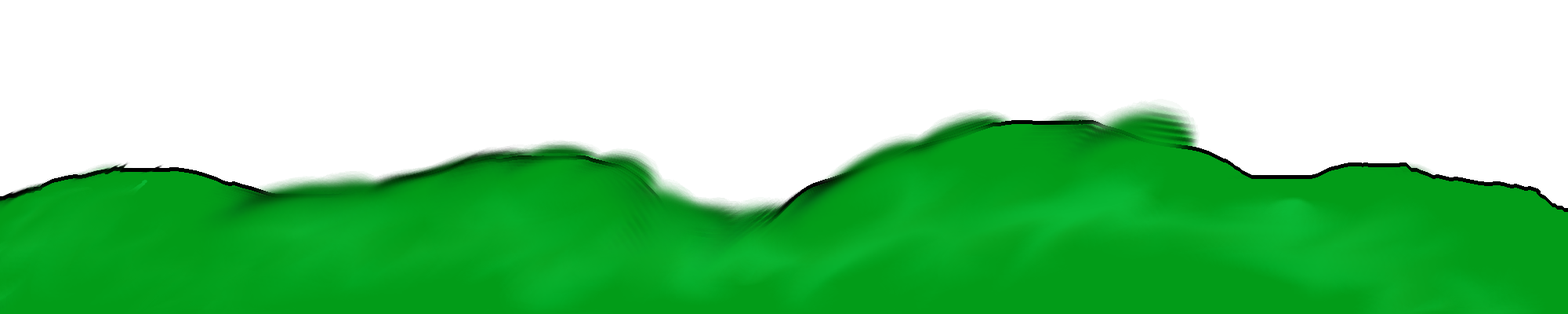
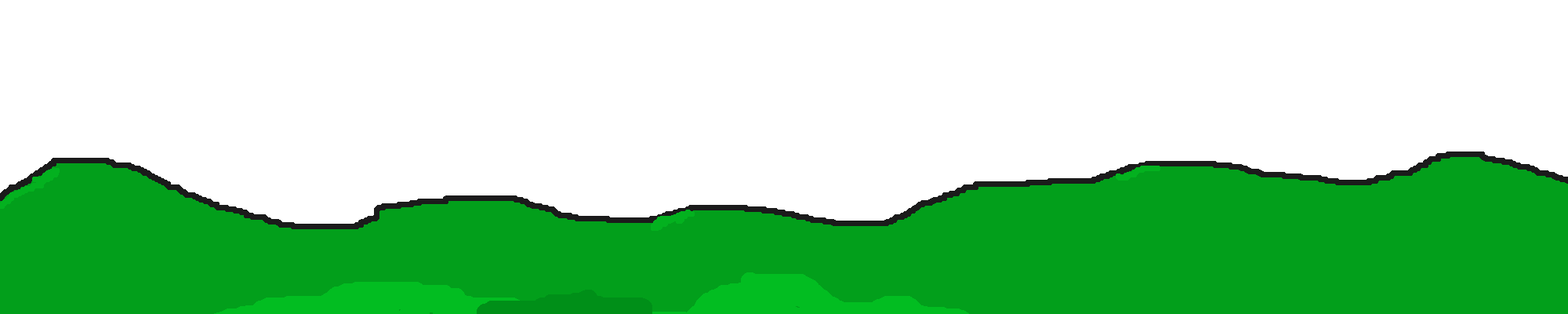
Comparing the layer stacks of the two 1568×314 images. Changes:
removed layer "Pasted Layer" over [0, 98, 1568, 314]
painted on "Background" over [0, 98, 1568, 314]
